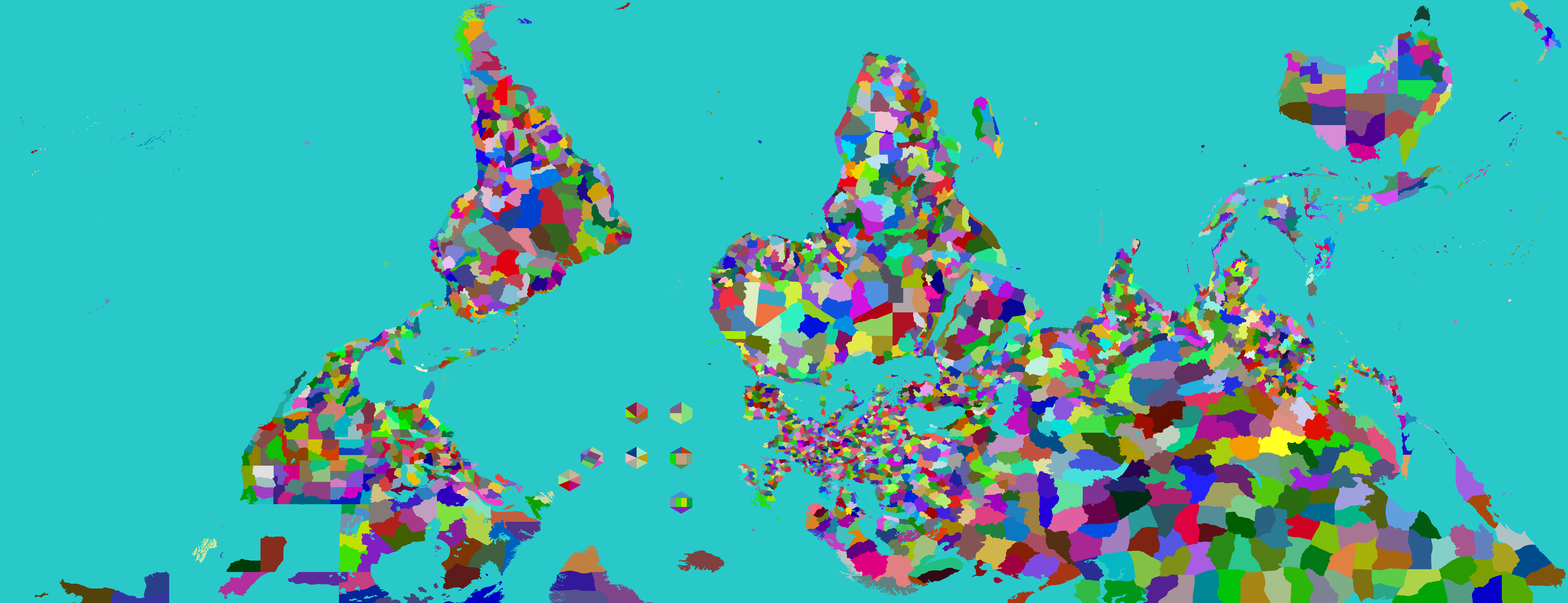
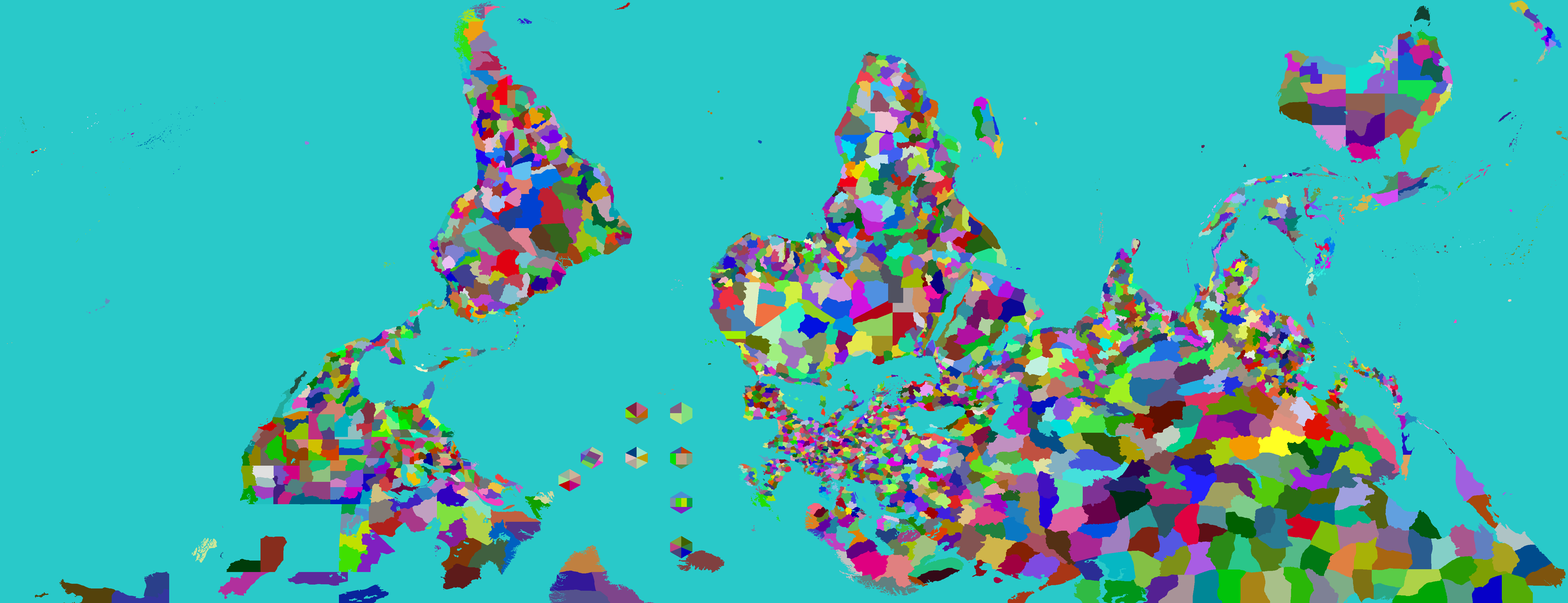
Layers edited between the first and the second (1568, 603) image:
painted on "Provinces" over (338, 472, 693, 603)
